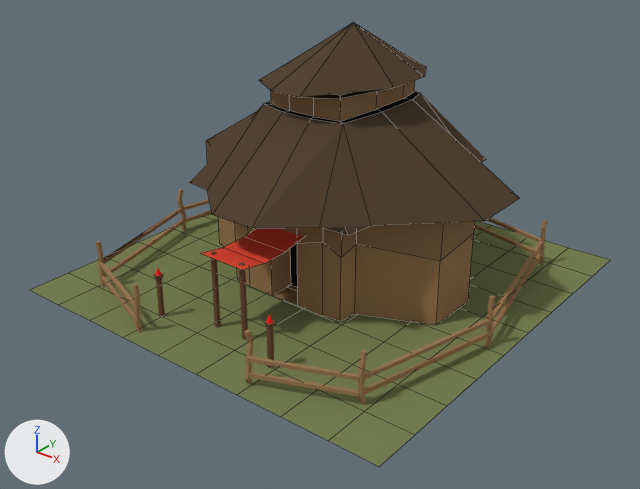
An edit to the Blender file 3D Models/TownHall(Human).blend, drawn before and after from the same camera.
One viewpoint serves both versions: a 50 mm camera at (14.05, -18.0, 12.01) aimed at (0.42, -0.96, 1.45). Every picture has the same lights, and +X, +Y and +Z are marked at lower left. Mesh edges are drawn as thin lines on the coarser meshes.

The scene before the commit, as lines of its bpy script (objects in view):
```python
me_cube_065 = bpy.data.meshes.new('Cube.065')
me_cube_065.from_pydata(...)  # 156 vertices, 153 faces; spans x -2.68..2.68, y -2.15..2.8, z -2.29..1.66
# faces by material slot: [61, 58, 13, 21]
me_cube_065.materials.append(mat_belt)  # brown #554536
me_cube_065.materials.append(mat_straw_001)  # brown #8f6f4f
me_cube_065.materials.append(mat_black)  # black #1b1b1b
me_cube_065.materials.append(mat_straw)  # brown #9e7b57
me_grid_010 = bpy.data.meshes.new('Grid.010')
me_grid_010.from_pydata(...)  # 100 vertices, 81 faces; spans x -1.0..1.0, y -1.0..1.0, z 0.0
me_grid_010.materials.append(mat_grass)  # green #788154
me_plane = bpy.data.meshes.new('Plane')
me_plane.from_pydata([(-0.71, -0.71, 0.0), (0.71, -0.71, 0.0), (-0.71, 1.73, 0.0), (0.71, 1.73, 0.0), (-0.71, 0.92, -0.15), (-0.71, 0.1, -0.15), (0.71, 0.1, -0.15), (0.71, 0.92, -0.15)], [], [(4, 7, 3, 2), (0, 1, 6, 5), (5, 6, 7, 4)])
me_plane.materials.append(mat_emblem)  # red #e74b36
ob_grid = bpy.data.objects.new('Grid', me_grid_010)
ob_grid.location = (0.0, 0.0, 0.0)
ob_grid.scale = (6.0, 6.0, 6.0)
ob_plane = bpy.data.objects.new('Plane', me_plane)
ob_plane.location = (0.0, -3.63, 2.15)
ob_townhall = bpy.data.objects.new('TownHall', me_cube_065)
ob_townhall.location = (0.0, -0.04, 4.11)
ob_townhall.scale = (1.79, 1.79, 1.79)
# also in view: 'Cube.049' at (-0.05, -0.06, 0.69)
```
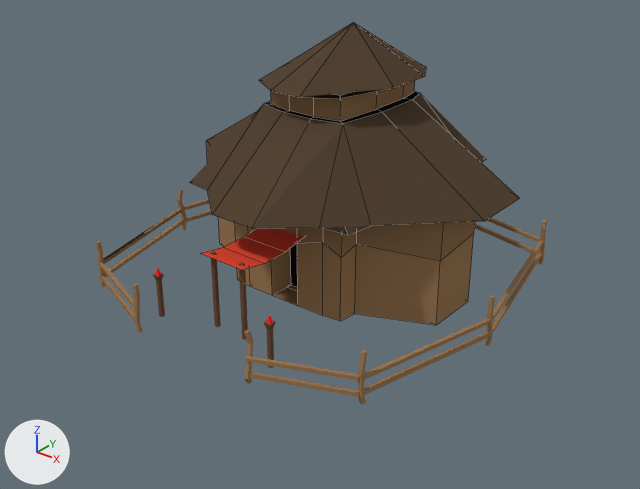
What differs and where, as boxes (x1, y1, x2, y2) in the pictures (640 x 489 px):
'Grid', deleted (green): before (30, 215, 610, 466)

The change, as a list of edits to the scene's bpy script:
```text
Remove ob_grid:
    ob_grid = bpy.data.objects.new('Grid', me_grid_010)
    ob_grid.location = (0.0, 0.0, 0.0)
    ob_grid.scale = (6.0, 6.0, 6.0)
```
